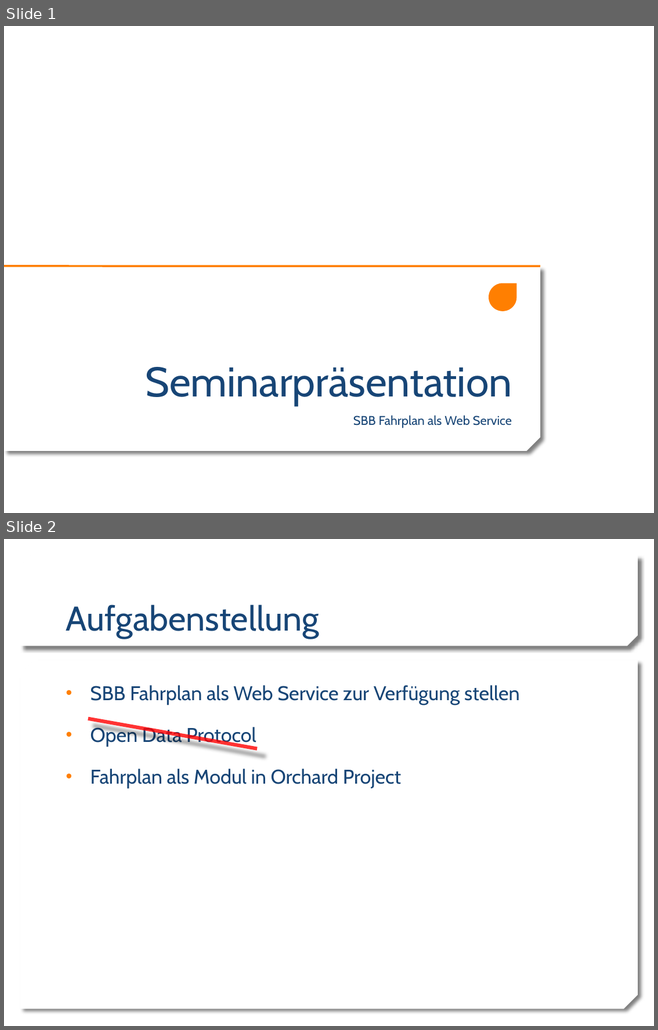
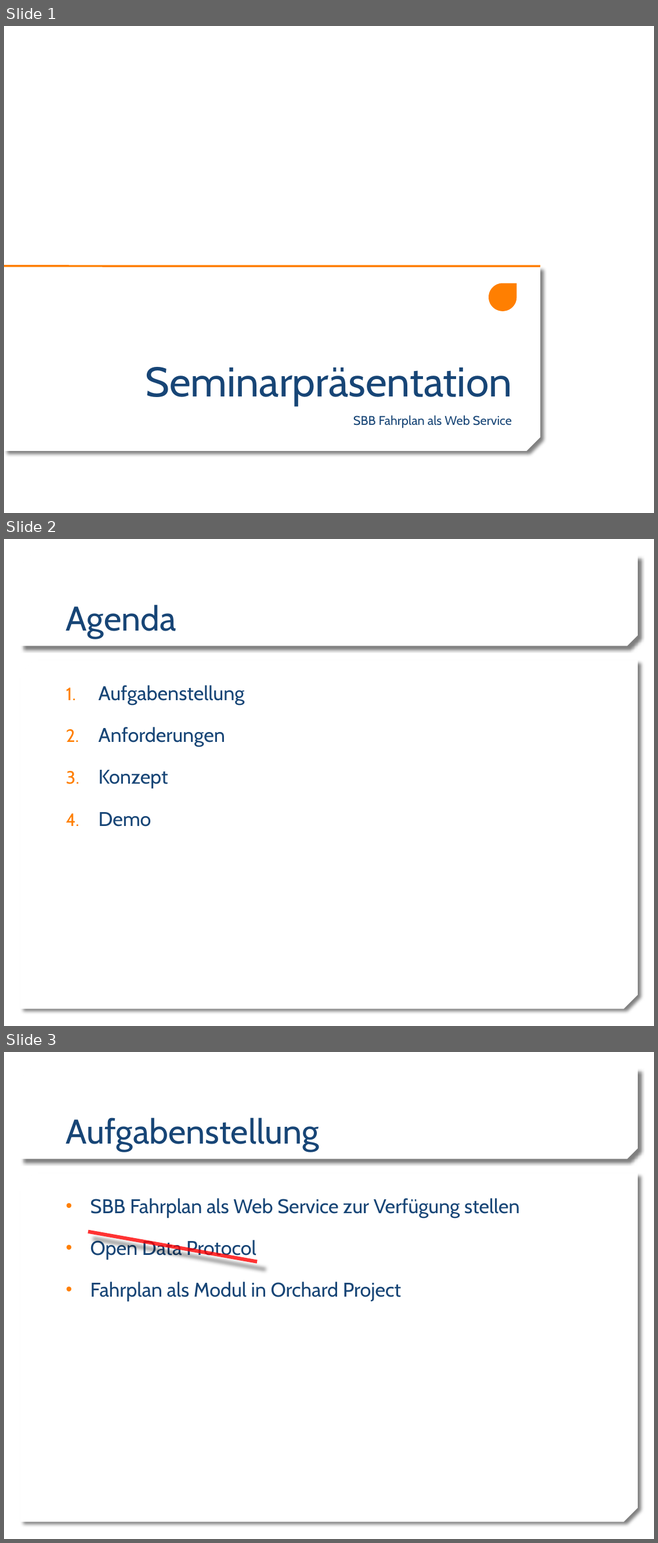
Before and after one commit to famstutz/OpenTimeTable, a slide deck: Documentation/Presentation.pptx. Shown one above the other, each under a label of ours: slides 1 and 2 before the commit, slides 1, 2 and 3 after it. The pictures are 658x1030 and 658x1543 pixels, drawn with LibreOffice and Linux fonts; fonts in the diff are those of the drawing; background and template pictures are left out. Boxes give left, top, right and bottom in pixels: in the first picture for what was removed or moved away, otherwise in the second. Text is boxed around its words. In the diff, an @@ line names an element or a change of style, - is before the commit and + after.

Commit message:
Modified presentation

```diff
--- a/Documentation/Presentation.pptx
+++ b/Documentation/Presentation.pptx
@@ slide 2 added at [4, 539, 654, 1026], background picture (left out); not listed: 2 template elements that a slide beside it also shows @@
@@ title added at [66, 605, 176, 639], 38 pt, text #174576 @@
+Agenda
@@ text added at [99, 685, 245, 827], 22 pt, text #174576 @@
+1. Aufgabenstellung
+2. Anforderungen
+3. Konzept
+4. Demo
@@ what was slide 2 is now slide 3 @@
```
